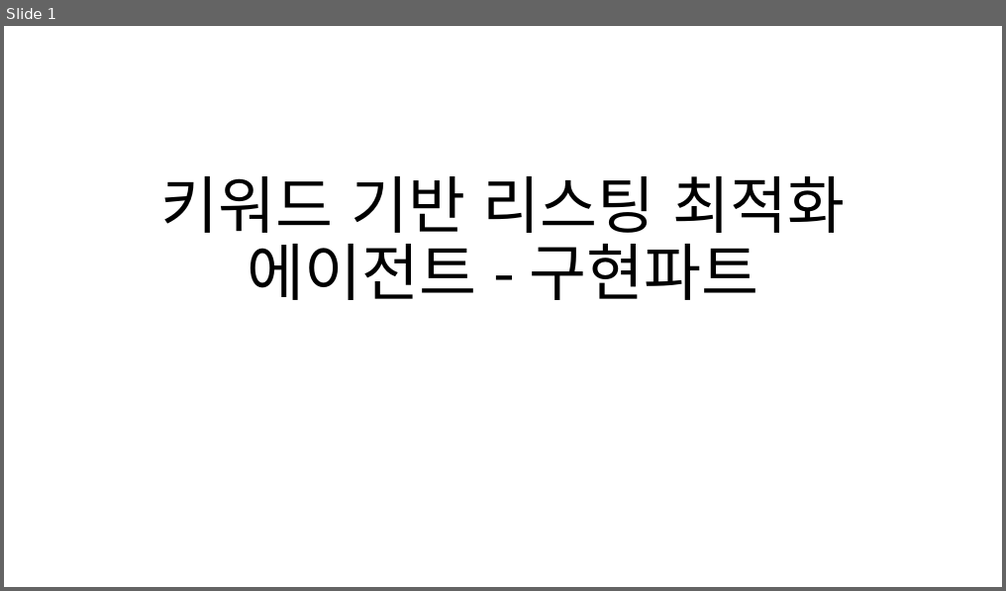
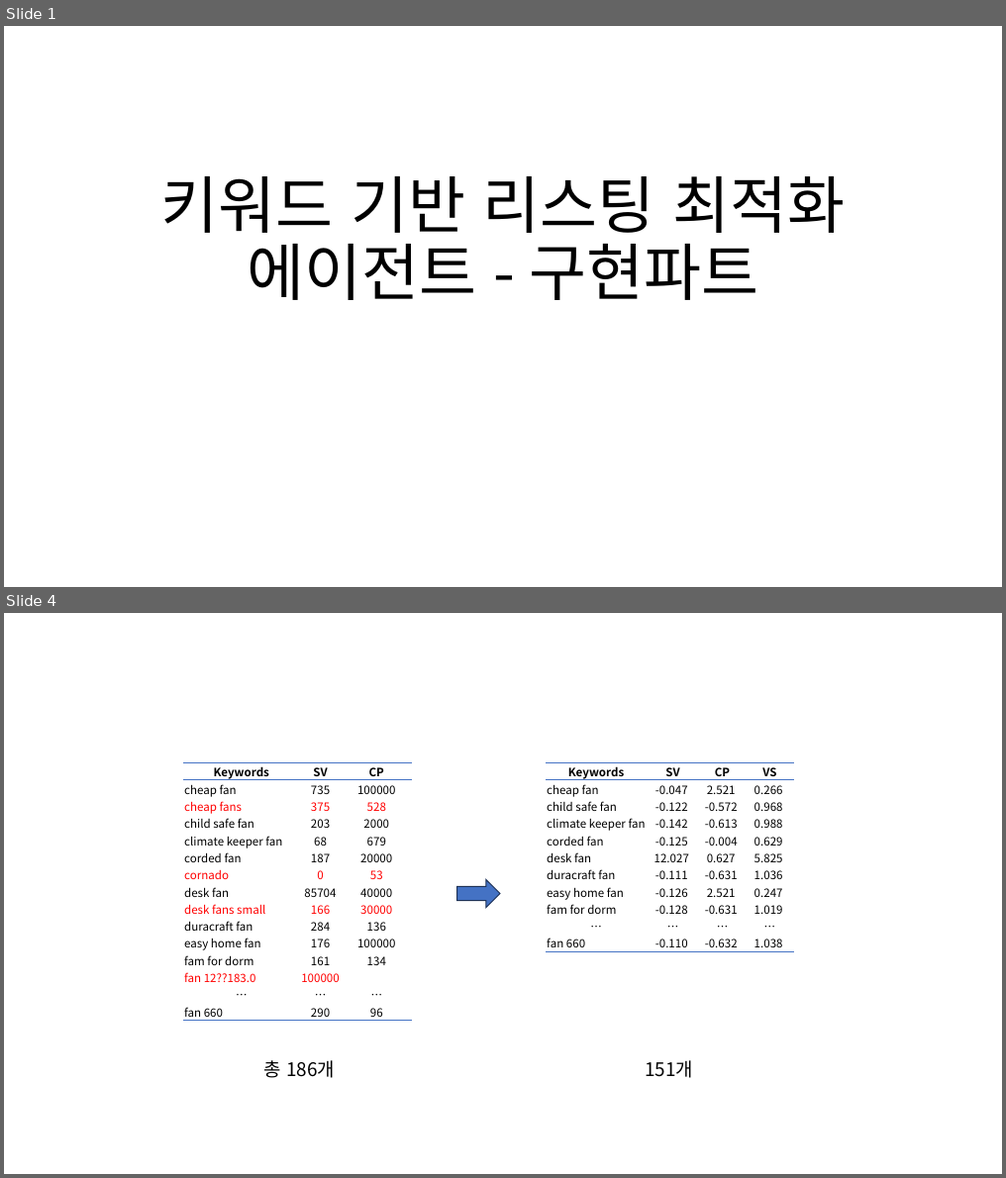
Before and after one commit to semistone97/pjt-SEO, a slide deck: jskim/키워드 기반 리스팅 최적화 에이전트 - 구현파트.pptx. Shown one above the other, each under a label of ours: slide 1 before the commit, slides 1 and 4 after it; the slides between them are not shown. The pictures are 1006x591 and 1006x1178 pixels, drawn with LibreOffice and Linux fonts; fonts in the diff are those of the drawing. Boxes give left, top, right and bottom in pixels: in the first picture for what was removed or moved away, otherwise in the second. Text is boxed around its words. In the diff, an @@ line names an element or a change of style, - is before the commit and + after.

```diff
--- a/jskim/키워드 기반 리스팅 최적화 에이전트 - 구현파트.pptx
+++ b/jskim/키워드 기반 리스팅 최적화 에이전트 - 구현파트.pptx
@@ slide 4 added at (4,613,1002,1174), background #FFFFFF @@
@@ table added at (183,762,412,1025), 15 rows, 3 columns @@
+Keywords | SV | CP
+cheap fan | 735 | 100000
+cheap fans | 375 | 528
+child safe fan | 203 | 2000
+climate keeper fan | 68 | 679
+corded fan | 187 | 20000
+cornado | 0 | 53
+desk fan | 85704 | 40000
+desk fans small | 166 | 30000
+duracraft fan | 284 | 136
+easy home fan | 176 | 100000
+fam for dorm | 161 | 134
+fan 12??183.0 | 100000 | 
+… | … | …
+fan 660 | 290 | 96
@@ table added at (546,762,795,957), 11 rows, 4 columns @@
+Keywords | SV | CP | VS
+cheap fan | -0.047 | 2.521 | 0.266
+child safe fan | -0.122 | -0.572 | 0.968
+climate keeper fan | -0.142 | -0.613 | 0.988
+corded fan | -0.125 | -0.004 | 0.629
+desk fan | 12.027 | 0.627 | 5.825
+duracraft fan | -0.111 | -0.631 | 1.036
+easy home fan | -0.126 | 2.521 | 0.247
+fam for dorm | -0.128 | -0.631 | 1.019
+… | … | … | …
+fan 660 | -0.110 | -0.632 | 1.038
@@ right arrow added at (456,879,500,908), fill #4472C4, outline #1E3256 1 pt @@
@@ text added at (264,1060,335,1078), 18 pt, text #000000 @@
+총 186개
@@ text added at (645,1060,693,1078), 18 pt, text #000000 @@
+151개
```
Also in this commit, not shown: 7 slides changed, 1 other slide added, 1 slide removed, 3 other files.
